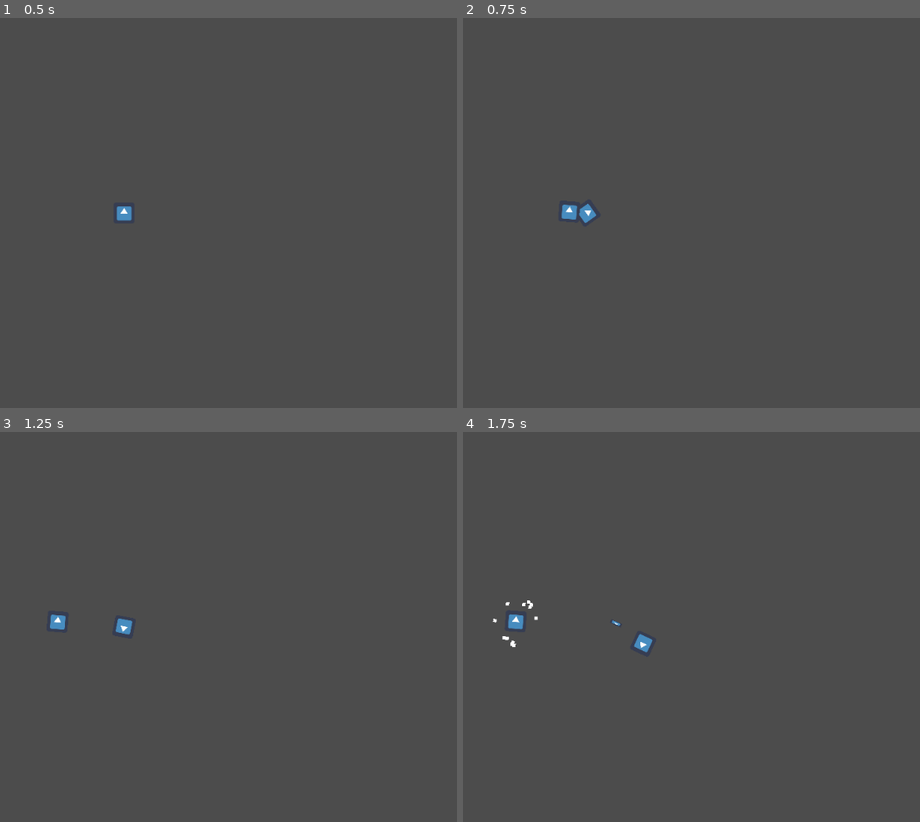
Above: before the commit, frames 1-4 (two rows, left to right).
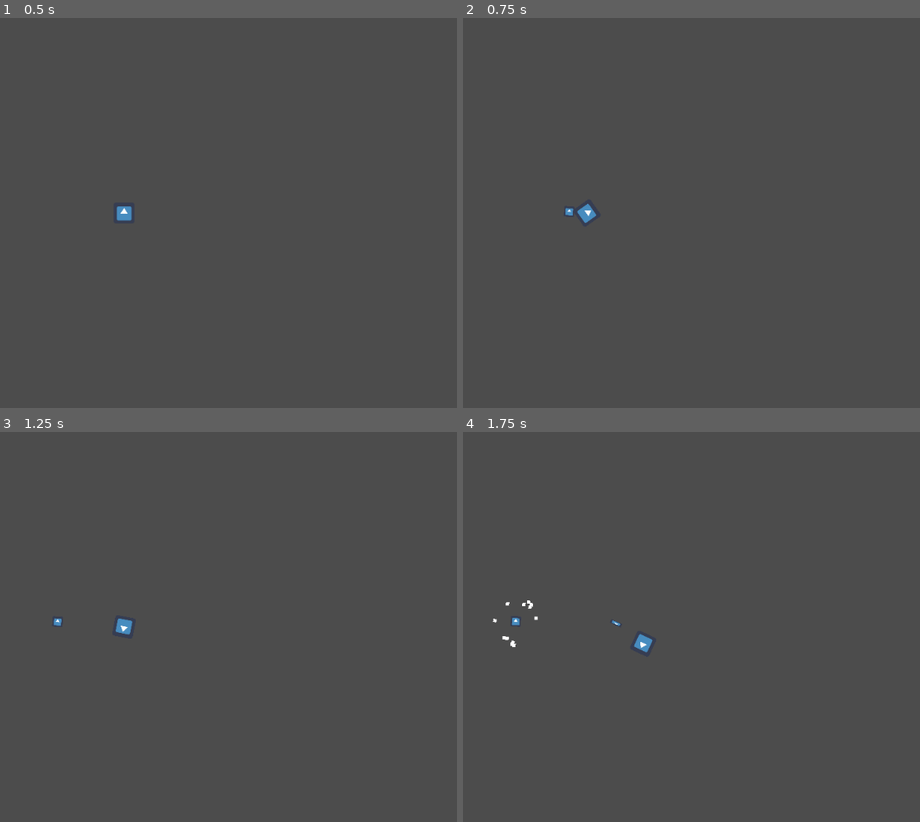
Above: after the commit, the same moments.

Repository: adrianriverof/juego-viaje
Game: Godot game, scene res://level.tscn
Same seed, same stepped clock (60 frames per second), same inputs: the game is played once before the commit and once after it. The engine's default icon, where the game draws it, is replaced by a stand-in: a white triangle on a blue panel in a dark square.
Inputs:
- Up to frame 1 (0.5 s): no input
- Up to frame 2 (0.75 s): tap Enter at 0.5 s; hold Right (p1right) from 0.53 s (still down); hold A (p1mine) from 0.53 s (still down)
- Up to frame 3 (1.25 s): keep holding Right (p1right); keep holding A (p1mine)
- Up to frame 4 (1.75 s): release Right (p1right) at 1.28 s; release A (p1mine) at 1.28 s; hold Down (p1down) from 1.28 s (still down); tap S (p1shoot) at 1.35 s

Frame 1 is identical in both runs. In frame 2, 0.1% of the frame differs, in the area x 21-26%, y 47-52%; in frame 3, 0.1%; in frame 4, 0.1%.

Commit message:
refactor menor: spawn

Diff:
--- a/level.gd
+++ b/level.gd
@@ -3,6 +3,7 @@
 onready var enemy = preload("res://enemy.tscn")
 
 var score = 0
+
 
 
 func numero_entre_1_y_(number):
@@ -11,20 +12,29 @@
 
 
 func spawn_enemy():
+
 	drop_enemy()
+
 	print(score)
+
+	check_score()
+
+func check_score():
 	if score >= 20:
 		$"you win".visible = true
 
 
 func drop_enemy():
+
 	var enemy_instance = enemy.instance()
-	enemy_instance.position = get_node("spawn_positions").get_node(str(numero_entre_1_y_(4))).position
+	enemy_instance.position = calculate_position_to_spawn_enemy()
 	enemy_instance.player = get_node("player")
 
 	get_tree().get_root().add_child(enemy_instance)
 
 
+func calculate_position_to_spawn_enemy():
+	return get_node("spawn_positions").get_node(str(numero_entre_1_y_(4))).position
 
 func _on_enemy_spawn_timeout():
 	spawn_enemy()
--- a/mine.tscn
+++ b/mine.tscn
@@ -15,6 +15,7 @@
 script = ExtResource( 2 )
 
 [node name="icon" type="Sprite" parent="."]
+scale = Vector2( 0.5, 0.5 )
 texture = ExtResource( 1 )
 
 [node name="Area2D" type="Area2D" parent="."]
